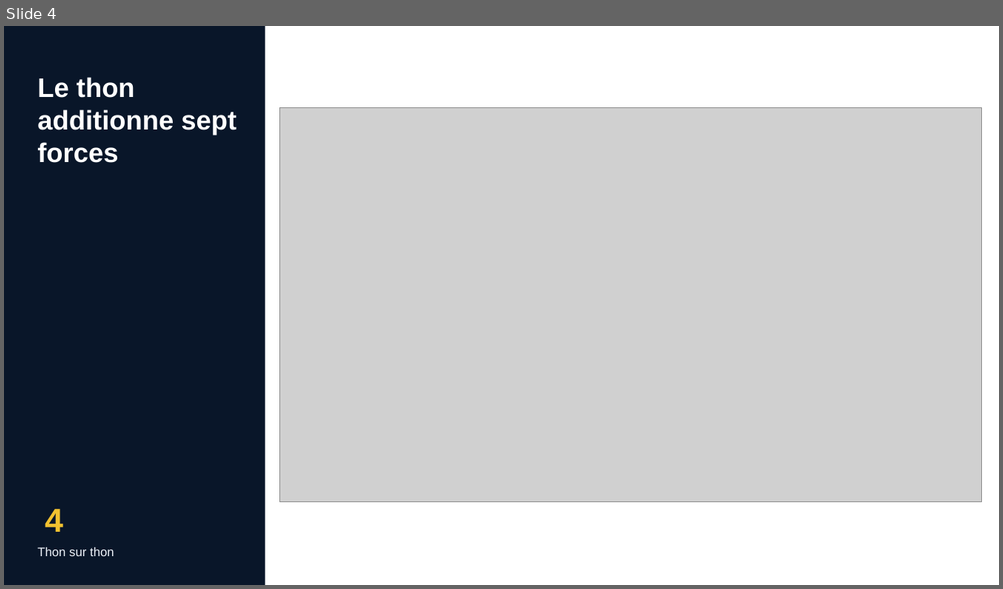
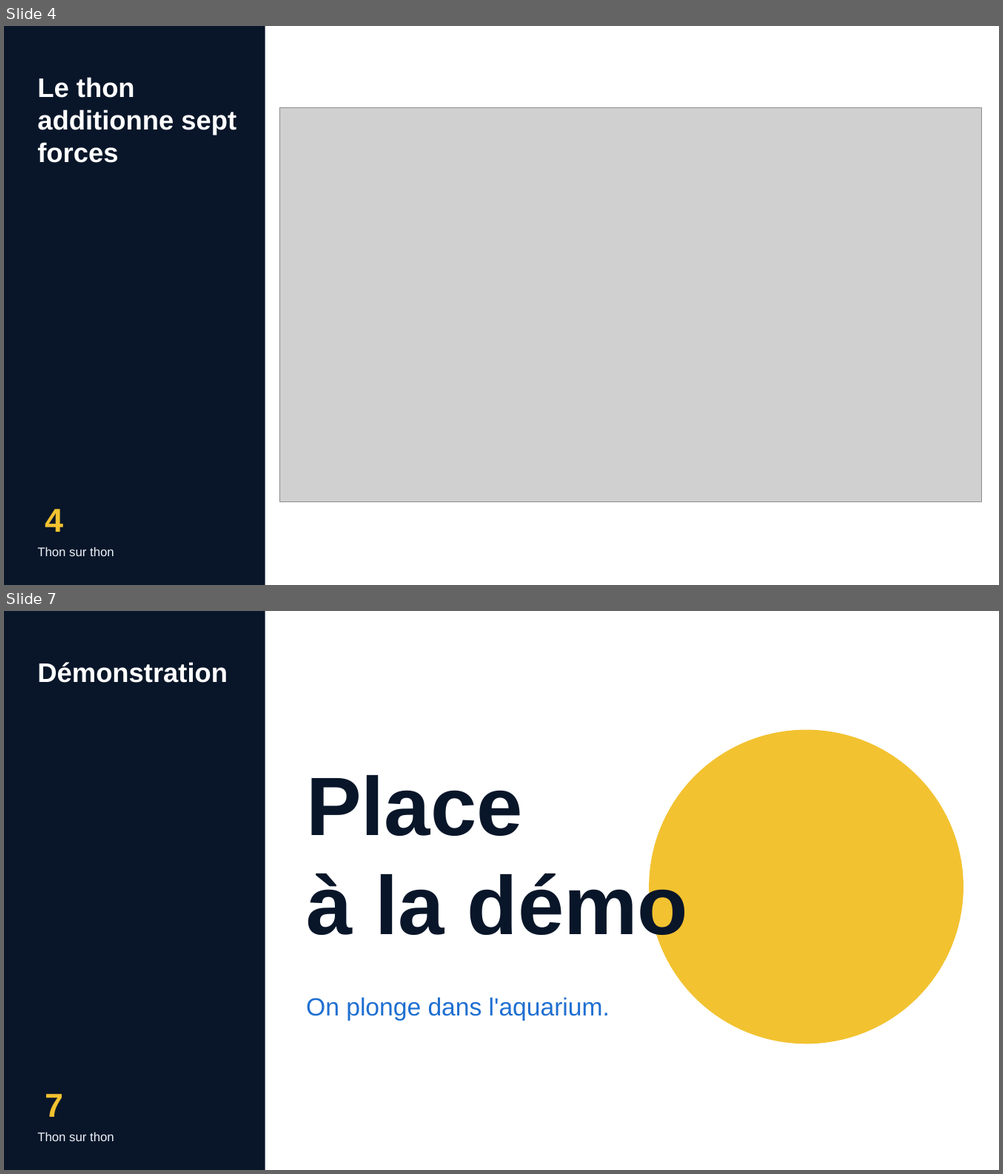
Before and after one commit to Lou-Simon/thon-sur-ton, a slide deck: soutenance/thon-sur-thon.pptx. Shown one above the other, each under a label of ours: slide 4 before the commit, slides 4 and 7 after it; the slides between them are not shown. The pictures are 1003x589 and 1003x1174 pixels, drawn with LibreOffice and Linux fonts; fonts in the diff are those of the drawing; grey boxes stand for pictures. Boxes give left, top, right and bottom in pixels: in the first picture for what was removed or moved away, otherwise in the second. Text is boxed around its words. In the diff, an @@ line names an element or a change of style, - is before the commit and + after.

```diff
--- a/soutenance/thon-sur-thon.pptx
+++ b/soutenance/thon-sur-thon.pptx
@@ slide 7 added at box(4, 611, 999, 1170), background #FFFFFF; not listed: 2 template elements that a slide beside it also shows @@
@@ title added at box(37, 662, 227, 683), 26 pt, text #FFFFFF, bold @@
+Démonstration
@@ ellipse added at box(649, 730, 963, 1044), fill #F2C230, outline #F2C230 1 pt @@
@@ text added at box(306, 775, 688, 949), 80 pt, text #091629, bold @@
+Place
+à la démo
@@ text added at box(306, 997, 609, 1021), 24 pt, text #1F6FD1 @@
+On plonge dans l'aquarium.
@@ page number added at box(45, 1094, 63, 1117), 32 pt, text #F2C230, bold @@
+7
```
Also in this commit, not shown: 1 slide changed, 4 slides removed, 6 other files.
